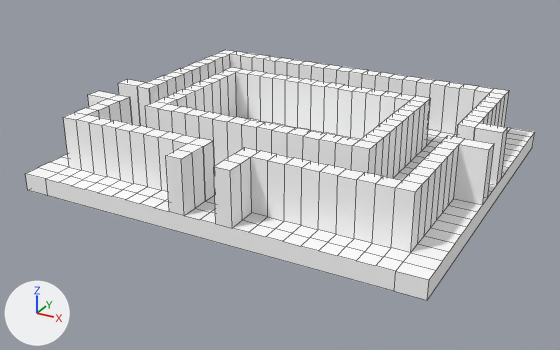
The Blender file Blender_Models/Level.blend: old version first, new version second.
Camera for both pictures: a 50 mm camera at (19.48, -37.43, 17.49) aimed at (-0.19, -1.66, -0.4). Arrows for +X, +Y and +Z are at lower left; the lights stay in place. Mesh edges are drawn as thin lines.

The older version as bpy lines, for what is in view:
```python
me_cube = bpy.data.meshes.new('Cube')
me_cube.from_pydata(...)  # 879 vertices, 812 faces, 4 loose edges; spans x -1.15..1.15, y -1.0..1.0, z -1.0..6.92
me_cube.materials.append(mat_material)  # white #ffffff
ob_cube = bpy.data.objects.new('Cube', me_cube)
ob_cube.location = (0.0, 0.0, 0.0)
ob_cube.scale = (10.0, 10.0, 0.5)
```
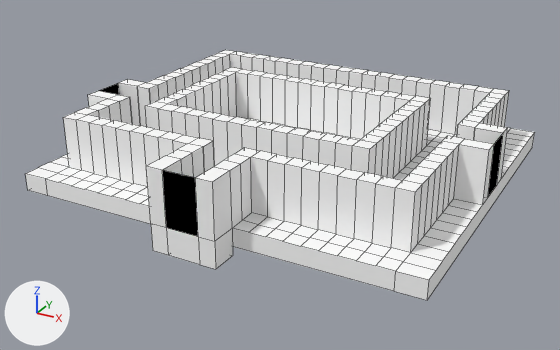
Patch to the scene script:
```diff
--- a/Blender_Models/Level.blend.py
+++ b/Blender_Models/Level.blend.py
@@ mat_exit @@
+mat_exit = diffuse_material('Exit')
+mat_exit.base_color = (0.0, 0.0, 0.0)  # black #000000
@@ me_cube @@
 # used by ob_cube; location = (0.0, 0.0, 0.0); scale = (10.0, 10.0, 0.5)
-me_cube.from_pydata(...)  # 879 vertices, 812 faces, 4 loose edges; spans x -1.15..1.15, y -1.0..1.0, z -1.0..6.92
+me_cube.from_pydata(...)  # 895 vertices, 834 faces, 4 loose edges; spans x -1.15..1.15, y -1.15..1.0, z -1.96..6.92
+# me_cube part 1
+# 2 faces are deleted
+# 8 new vertices lie (0.0, -0.15, 0.0) away from vertices in x -0.18..0.18, y -1.0, z 1.0..6.92
+# 8 new vertices lie (0.0, 0.0, -2.96) away from vertices in x -0.18..0.18, y -1.15..-1.0, z 1.0
+# 21 new faces join them, mat_material (white #ffffff)
+# 3 new faces join them, mat_exit (black #000000)
 me_cube.materials.append(mat_material)
+me_cube.materials.append(mat_exit)  # black #000000
```

Boxes (x1, y1, x2, y2) around the edits, measured in the pictures (560 x 350 px):
part 1 of me_cube, built on: before (166, 156, 232, 228); after (99, 83, 503, 269)
